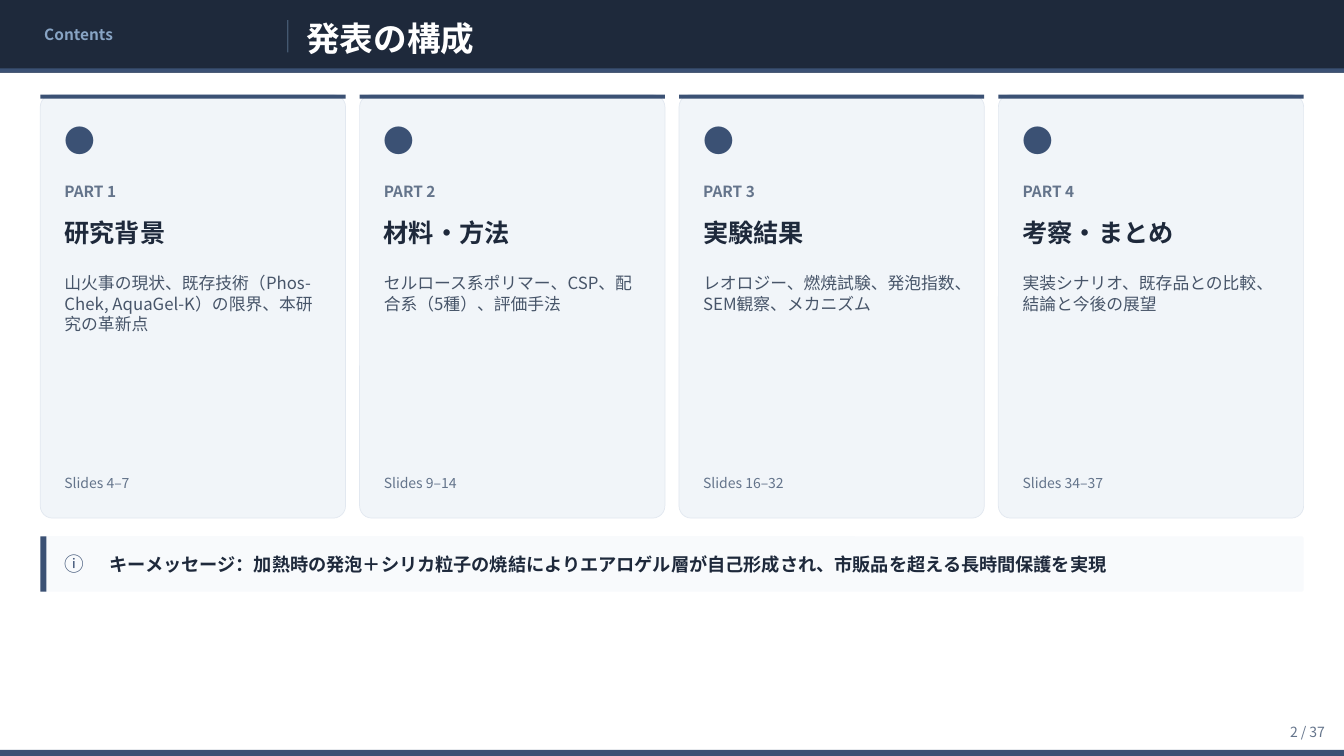
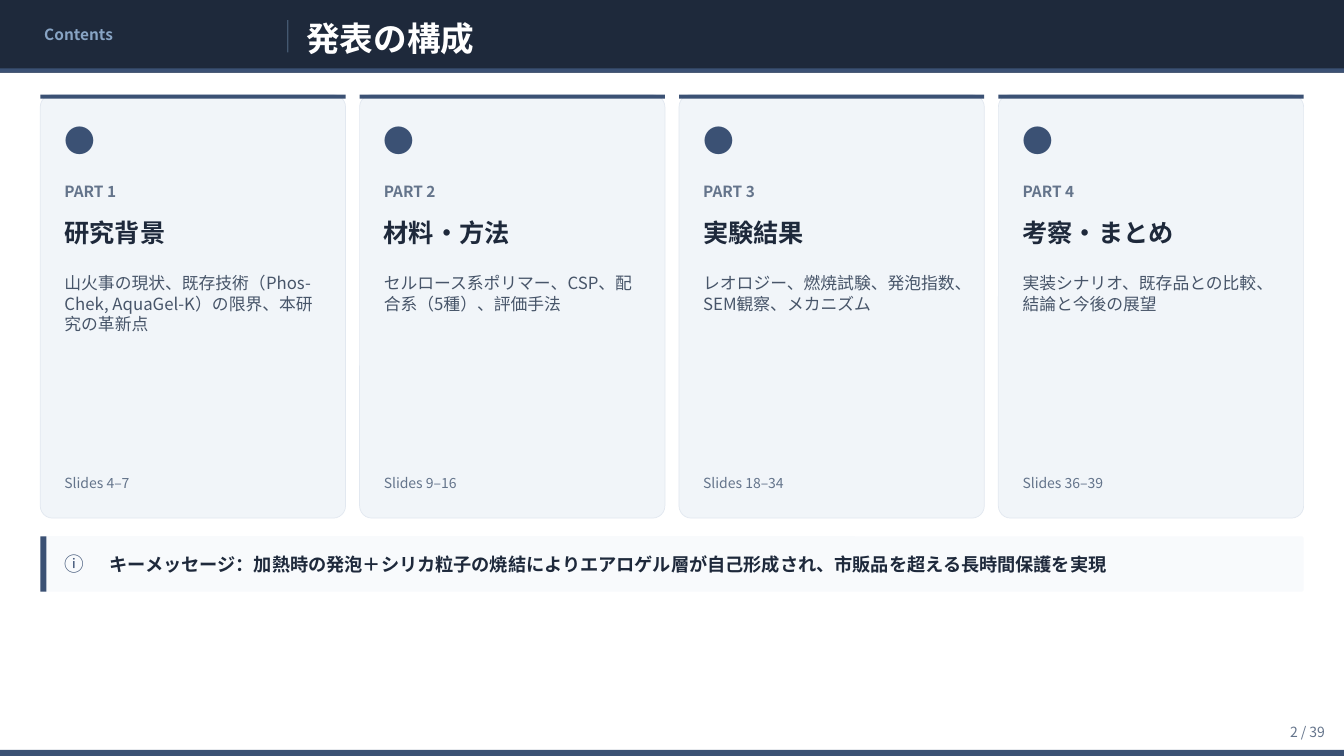
Before and after one commit to ytaisei0525-design/my-first-claude, a slide deck: slide 2 of slides.pptx. Drawn at 1344x756 pixels with LibreOffice and Linux fonts; fonts in the diff are those of the drawing. Boxes give left, top, right and bottom in pixels: in the first picture for what was removed or moved away, otherwise in the second. Text is boxed around its words. In the diff, an @@ line names an element or a change of style, - is before the commit and + after.

```diff
--- a/slides.pptx
+++ b/slides.pptx
@@ text at box(384, 477, 457, 488): text changed @@
-Slides 9–14
+Slides 9–16
@@ text at box(703, 477, 783, 488): text changed @@
-Slides 16–32
+Slides 18–34
@@ text at box(1023, 477, 1103, 488): text changed @@
-Slides 34–37
+Slides 36–39
@@ text at box(1290, 726, 1325, 737): text changed @@
-2 / 37
+2 / 39
```
Also in this commit, not shown: 36 other slides changed, 2 slides added, 4 other files.
